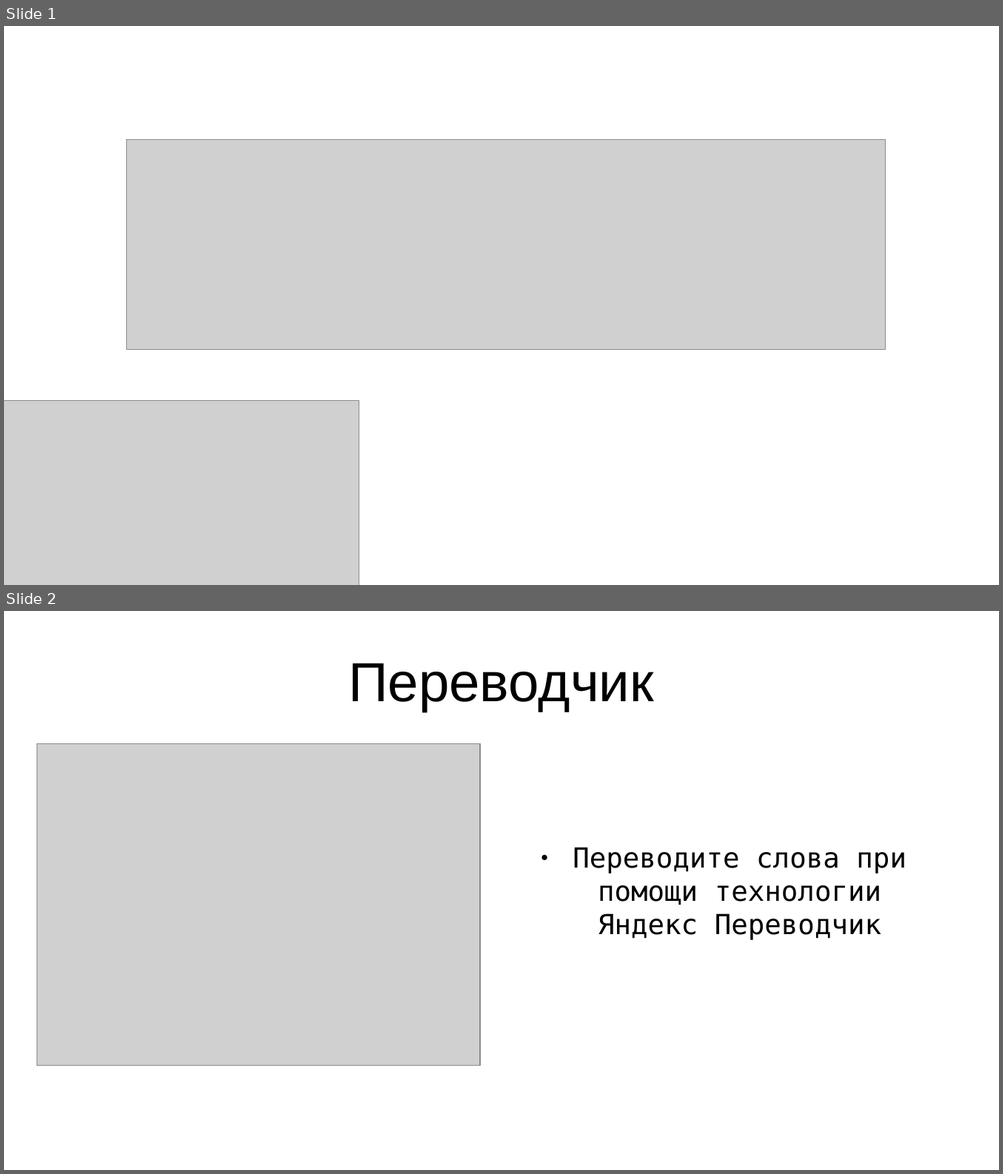
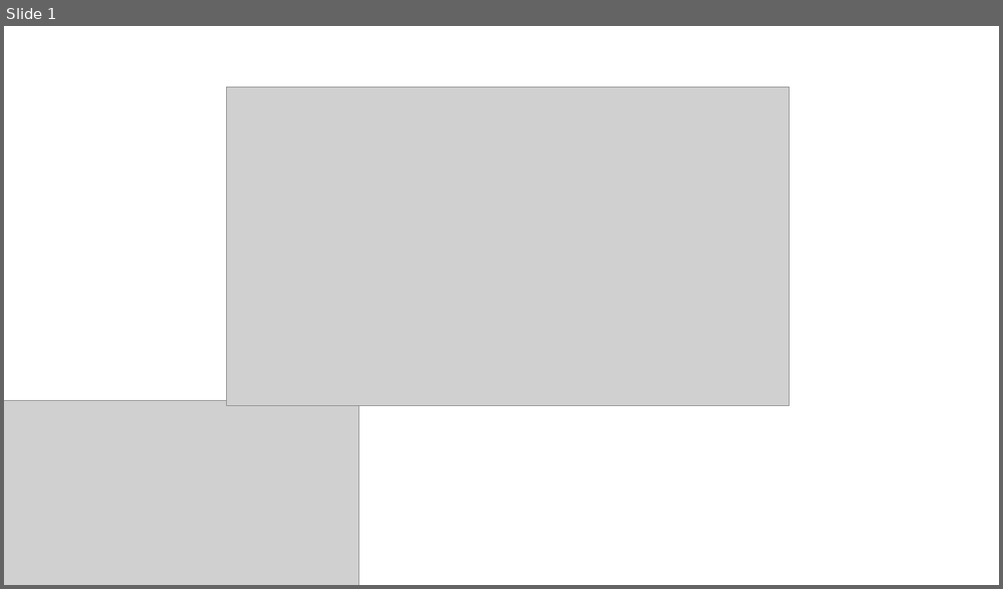
Before and after one commit to DEATHSTROUKE/Tower-Defence, a slide deck: TowerDefence.pptx. Shown one above the other, each under a label of ours: slides 1 and 2 before the commit, slide 1 after it. The pictures are 1003x1174 and 1003x589 pixels, drawn with LibreOffice and Linux fonts; fonts in the diff are those of the drawing; grey boxes stand for pictures. Boxes give left, top, right and bottom in pixels: in the first picture for what was removed or moved away, otherwise in the second. Text is boxed around its words. In the diff, an @@ line names an element or a change of style, - is before the commit and + after.

Commit message:
presentation

```diff
--- a/TowerDefence.pptx
+++ b/TowerDefence.pptx
@@ slide 2 removed at [4,611,999,1170], background #FFFFFF @@
@@ text removed at [348,663,654,712] @@
-Переводчик
@@ picture removed at [37,743,481,1066] @@
@@ text removed at [572,847,906,940] @@
-● Переводите слова при помощи технологии Яндекс Переводчик
@@ slide 1 changed as well @@
@@ picture: place and size @@
-picture at [127,140,885,350]
+picture at [226,87,789,407]
```
Also in this commit, not shown: 4 slides added, 5 other slides removed, 1 other file.
